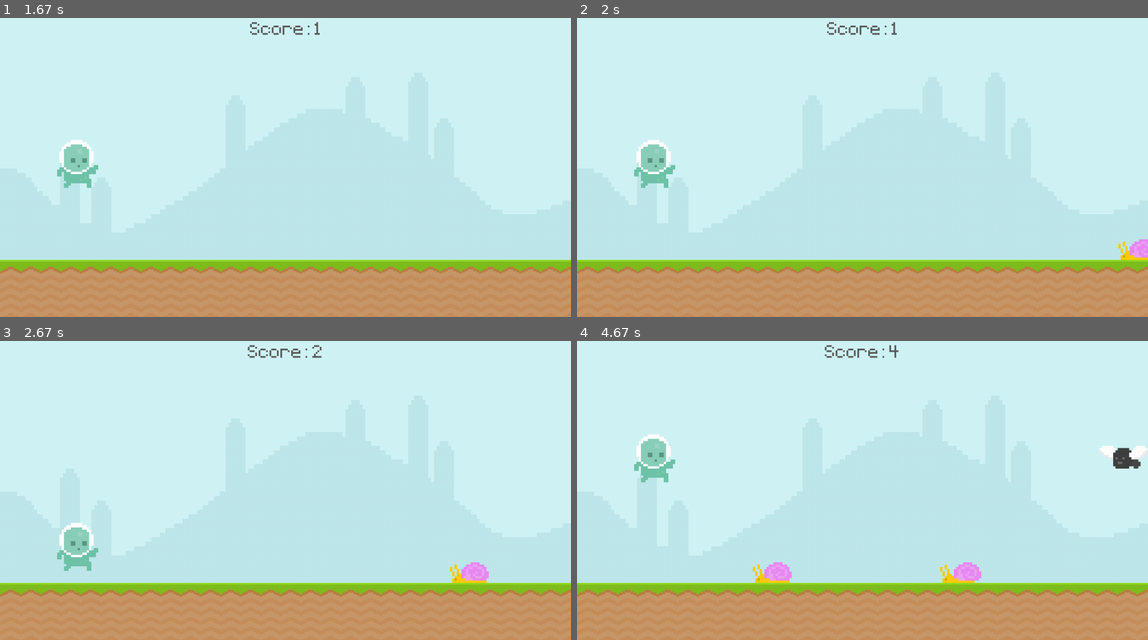
Above: before the commit, frames 1-4 (two rows, left to right).
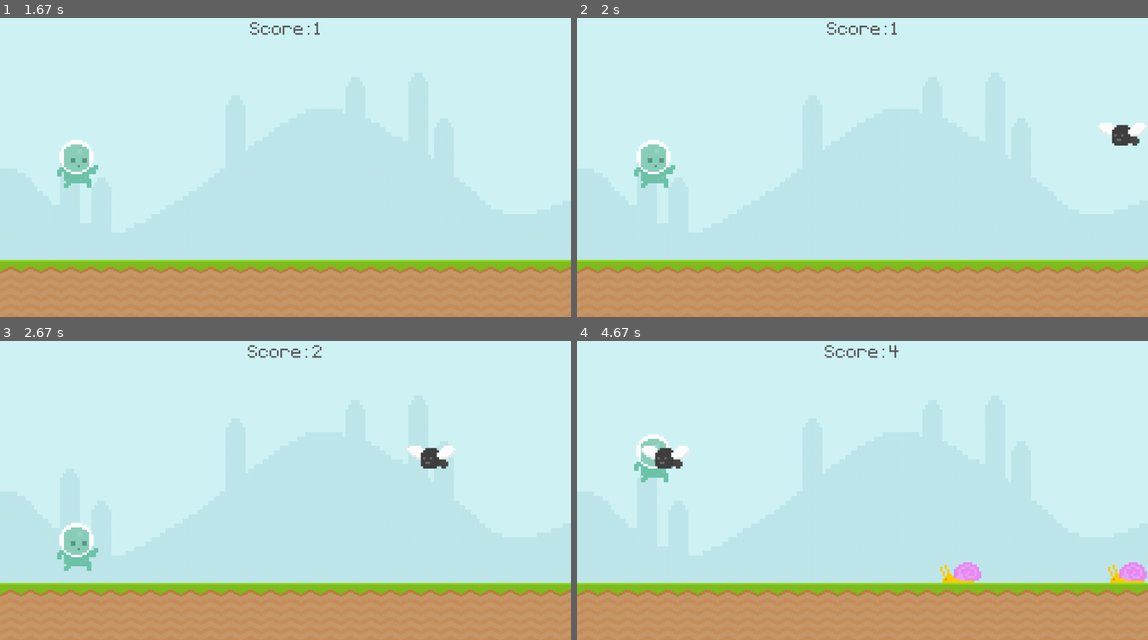
Above: after the commit, the same moments.

Repository: tokitou-san/Pygame-intro
Game: pygame game, started from main.py
The game is run twice, just before and just after one commit, with the same random seed, the same clock (stepped at 60 frames per second) and the same inputs.
Inputs:
- Up to frame 1 (1.67 s): tap Space at 0.33, 0.73, 1.03, 1.23, 1.57 s
- Up to frame 2 (2 s): tap Space at 1.87 s
- Up to frame 3 (2.67 s): tap Space at 2.07, 2.37, 2.63 s
- Up to frame 4 (4.67 s): tap Space at 3.4, 3.8, 4.1 s

Frame 1 is identical in both runs. In frame 2, 0.7% of the frame differs, in the area x 91-100%, y 35-81%; in frame 3, 0.8%; in frame 4, 1.6%, in the area x 11-100%, y 35-81%.

Commit message:
refactor: Optimise obstacle logic by destroying

Diff:
--- a/main.py
+++ b/main.py
@@ -72,7 +72,10 @@
 	def update(self) -> None:
 		self.obstacle_animation()
 		self.obstacle_movement()
+		self.destroy()
 
+	def destroy(self) -> None:
+		if self.rect.x < -100: self.kill()
 
 def update_score() -> int:
 	current_time = int(pygame.time.get_ticks() / 1000) - game_time
@@ -136,7 +139,7 @@
 				game_time = int(pygame.time.get_ticks() / 1000)
 
 		if game_state == "playing":
-			if event.type == obstacle_event: obstacles.add(Obstacle(type=choice(["snail", "fly"])))
+			if event.type == obstacle_event: obstacles.add(Obstacle(choice(["fly", "snail", "snail"])))
 
 	if game_state == "playing":
 		screen.blit(sky_surface, (0, 0))
